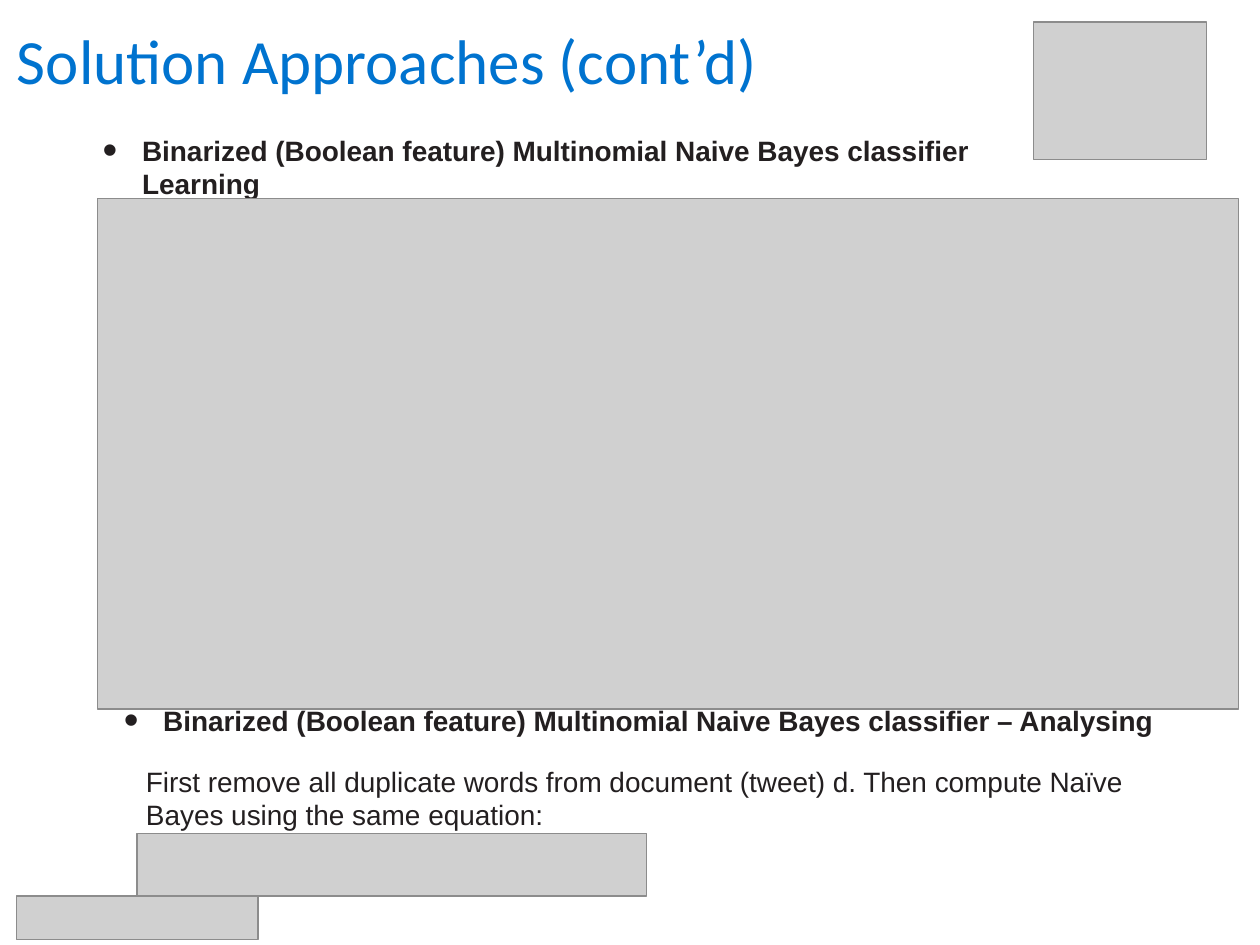
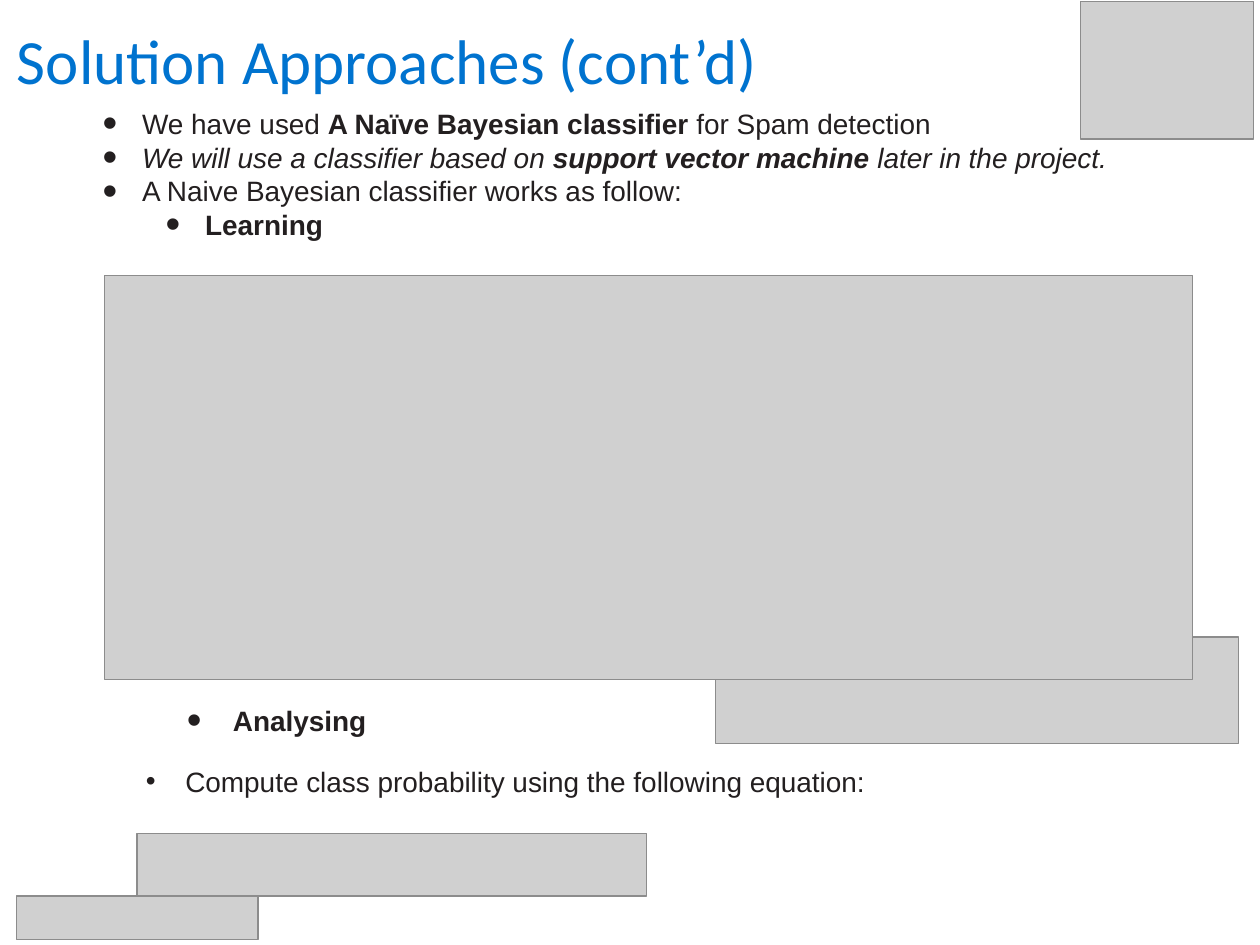
Before and after one commit to Pinak-Chakraborty/NLP-Proj-Spam-Ham, a slide deck: slide 4 of Spam Detection - Naive Bayesian Classifier v1 0.pptx (slide 8 before the commit). Drawn at 1260x945 pixels with LibreOffice and Linux fonts; fonts in the diff are those of the drawing; grey boxes stand for pictures; background and template pictures are left out. Boxes give left, top, right and bottom in pixels: in the first picture for what was removed or moved away, otherwise in the second. Text is boxed around its words. In the diff, an @@ line names an element or a change of style, - is before the commit and + after.

```diff
--- a/Spam Detection - Naive Bayesian Classifier v1 0.pptx
+++ b/Spam Detection - Naive Bayesian Classifier v1 0.pptx
@@ picture: place and size @@
-picture at [1033,21,1207,159]
+picture at [1080,1,1254,139]
@@ text at [142,113,1107,240]: text changed; bold off @@
-  • Binarized (Boolean feature) Multinomial Naive Bayes classifier - Learning
+  • We have used A Naïve Bayesian classifier for Spam detection
+  • We will use a classifier based on support vector machine later in the project.
+  • A Naive Bayesian classifier works as follow:
+    • Learning
@@ picture: place and size @@
-picture at [98,198,1239,708]
+picture at [105,276,1193,680]
@@ picture added at [716,638,1239,745] @@
@@ text at [233,710,366,736]: text changed @@
-  • Binarized (Boolean feature) Multinomial Naive Bayes classifier – Analysing
+    • Analysing
@@ text at [185,771,865,797]: text changed @@
-First remove all duplicate words from document (tweet) d. Then compute Naïve Bayes using the same equation:
+• Compute class probability using the following equation:
```
Also in this commit, not shown: 5 other slides changed, 6 slides removed.
